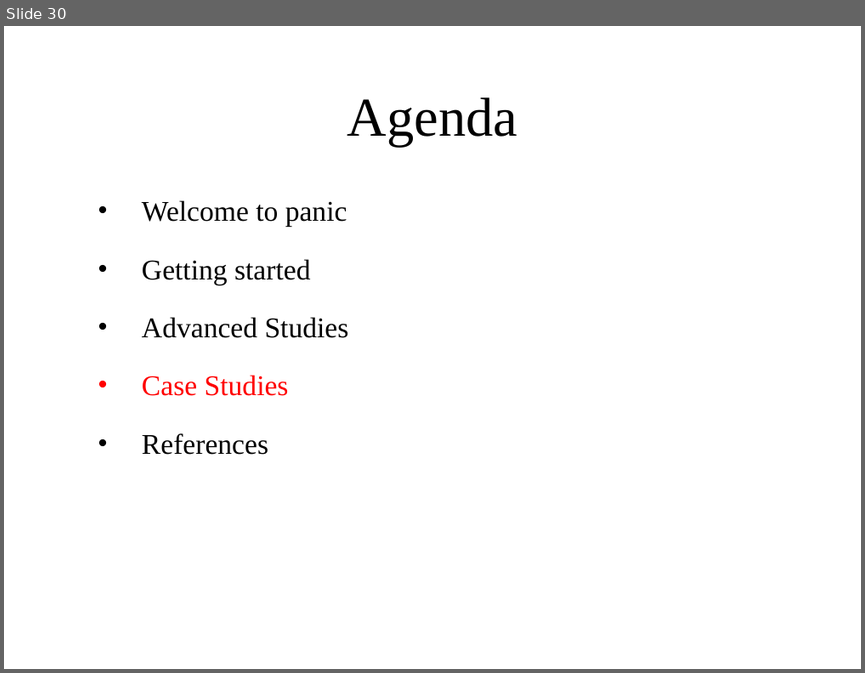
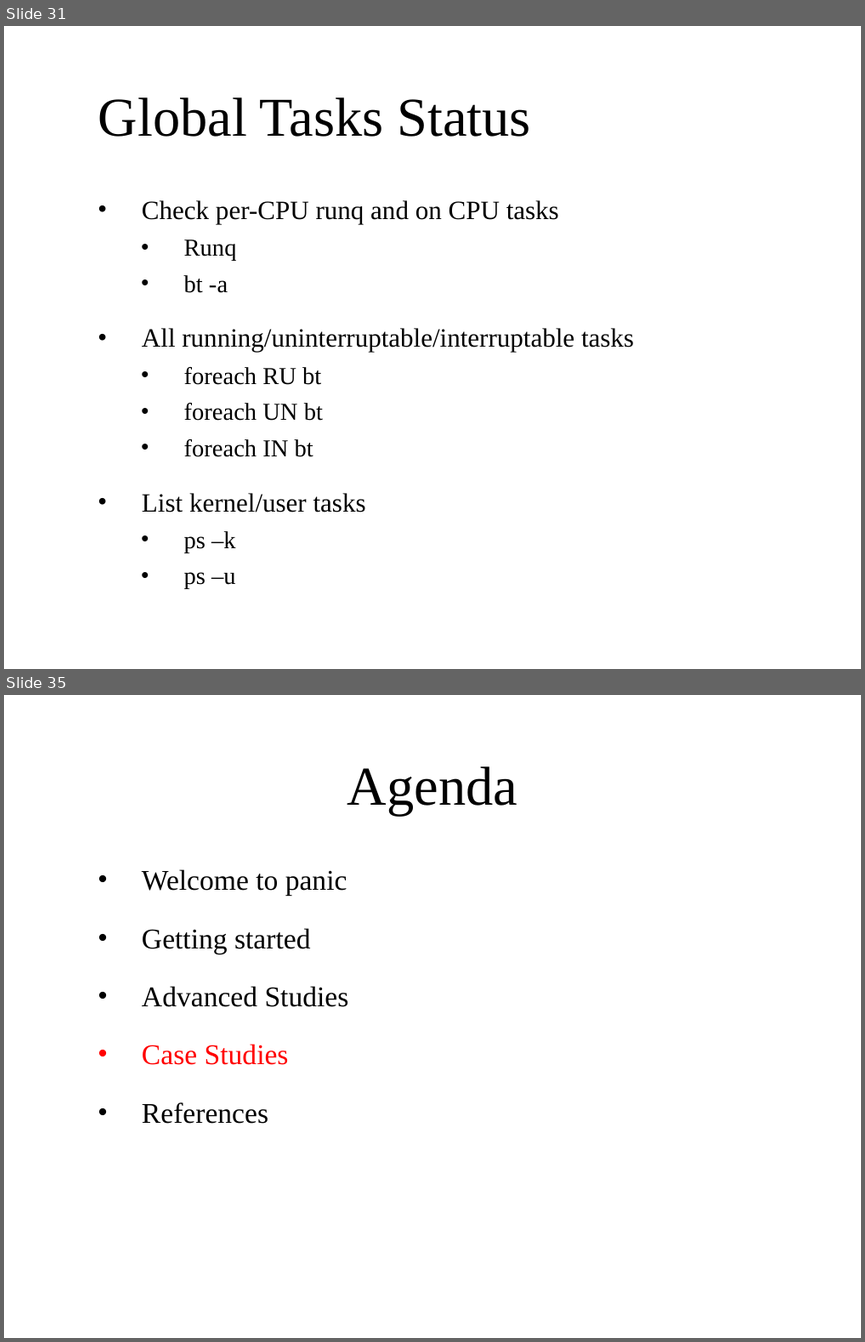
Before and after one commit to yangoliver/mydoc, a slide deck: slides/2017/linux_crash_dump_analysis.pptx. Shown one above the other, each under a label of ours: slide 30 before the commit, slides 31 and 35 after it; the slides between them are not shown. The pictures are 865x673 and 865x1342 pixels, drawn with LibreOffice and Linux fonts; fonts in the diff are those of the drawing; background and template pictures are left out. Boxes give left, top, right and bottom in pixels: in the first picture for what was removed or moved away, otherwise in the second. Text is boxed around its words. In the diff, an @@ line names an element or a change of style, - is before the commit and + after.

```diff
--- a/slides/2017/linux_crash_dump_analysis.pptx
+++ b/slides/2017/linux_crash_dump_analysis.pptx
@@ slide 31 added at (4, 26, 861, 669), background picture (left out) @@
@@ title added at (98, 97, 531, 136), 46 pt, text #000000 @@
+Global Tasks Status
@@ text added at (142, 200, 634, 589), 22.2 pt, text #000000 @@
+• Check per-CPU runq and on CPU tasks
+  • Runq
+  • bt -a
+• All running/uninterruptable/interruptable tasks
+  • foreach RU bt
+  • foreach UN bt
+  • foreach IN bt
+• List kernel/user tasks
+  • ps –k
+  • ps –u
@@ what was slide 30 is now slide 35 @@
```
Also in this commit, not shown: 3 slides changed, 4 other slides added.
